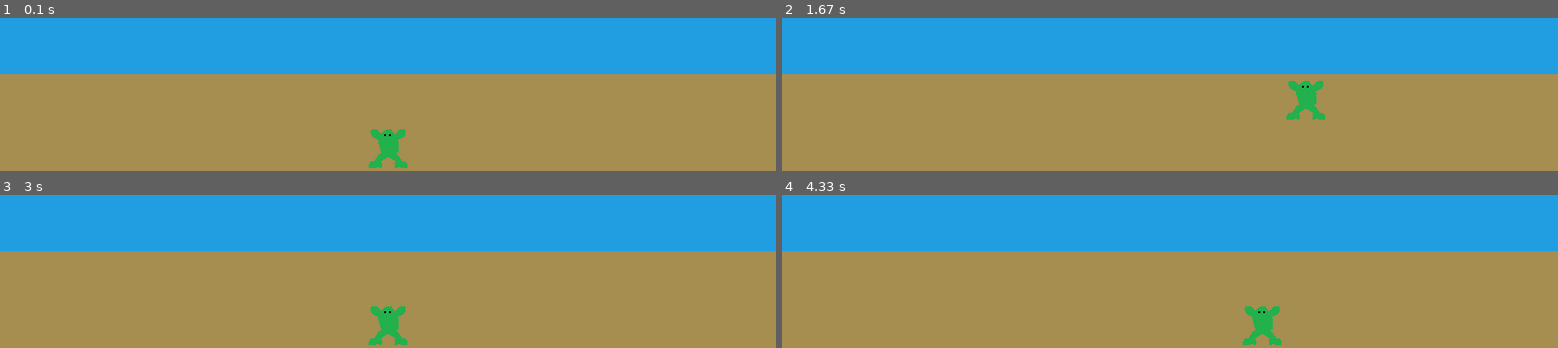
Above: before the commit, frames 1-4 (two rows, left to right).
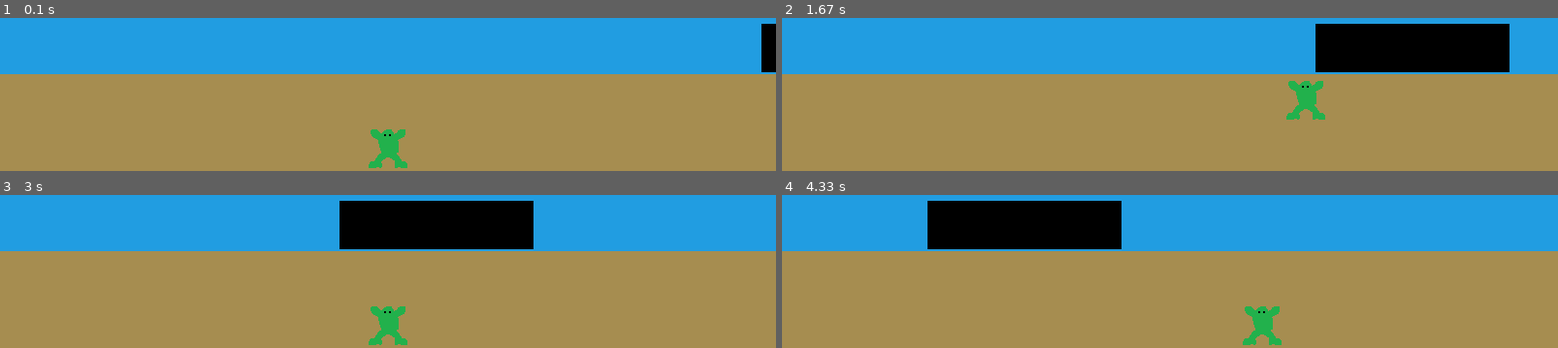
Above: after the commit, the same moments.

Repository: Love-Fromage/frogger_pygame
Game: pygame game, started from frogger.py
Two runs of this game, one before a commit and one after it. Both use one fixed random seed, a clock stepped at 60 frames per second and the inputs below.
Inputs:
- Up to frame 1 (0.1 s): no input
- Up to frame 2 (1.67 s): hold Right 0.33-0.8 s; hold Up 0.83-1.13 s; hold Right 1.17-1.63 s
- Up to frame 3 (3 s): hold Left 1.67-2.2 s; hold Down 2.23-2.53 s; hold Left 2.57-2.97 s
- Up to frame 4 (4.33 s): hold Up 3-3.37 s; hold Right 3.4-4.03 s; hold Down from 4.07 s (still down)

The runs differ from the first frame. In frame 1, 0.6% of the frame differs, in the area x 98-100%, y 3-36%; in frame 2, 7.9%, in the area x 68-94%, y 3-36%; in frame 3, 7.9%; in frame 4, 7.9%.

Commit message:
collision with the log is working

Diff:
--- a/frogger.py
+++ b/frogger.py
@@ -16,6 +16,9 @@
 leap_speed = 10;
 lowest_y_position = height - 50;
 highest_y_position = 0;
+# frogger_image = pygame.image.load("./assets/frogger.png").convert_alpha();
+# frogger_rect = frogger_image.get_rect();
+# frogger_rect.topleft = (100, 300);
 
 class Frog:
     def __init__(self, image_path, x, y):
@@ -41,9 +44,14 @@
         self.speed = frog_speed;
         self.leap_speed = leap_speed;
 
+        # Create a rect for the frog for collision detection
+        self.rect = self.image.get_rect();
+        self.rect.topleft = (self.x, self.y);
+
     def draw(self, screen):
         # Draw the frog
-        screen.blit(self.image, (self.x, self.y));
+        self.rect.topleft = (self.x, self.y);
+        screen.blit(self.image, self.rect.topleft);
 
     def move_horizontal(self, dx):
         # Update the frog's position
@@ -70,6 +78,11 @@
                 else:
                     self.y = self.leap_target_y;
                     self.is_leaping = False;
+        self.rect.topleft = (self.x, self.y);
+
+    def check_collision(self, other_rect):
+        return self.rect.colliderect(other_rect);
+
 
 class Terrain:
     def __init__(self, x,y, width, height, color):
@@ -81,9 +94,34 @@
         pygame.draw.rect(screen, self.color, self.rect);
 
 
+class Log:
+    def __init__(self, x, y, width, height, color, direction, speed):
+        # Set log properties
+        self.rect = pygame.Rect(x,y,width,height);
+        self.x = x;
+        self.color = color;
+        self.direction = direction;
+        self.speed = speed;
+    def draw(self, screen):
+        # Draw the log as a filled rectangle
+        pygame.draw.rect(screen, self.color, self.rect);
+    def move(self):
+        # move the log to the left
+        if(self.direction == "left"):
+            # Check if the log is out the screen
+            if(not self.rect.right < 0):
+                self.rect.x -= self.speed;
+            else:
+                self.rect.x = width;
+
+
+
 # Create the frog
 frogger = Frog('./assets/frogger.png', width/2, height-50);
 highest_y_position = frogger.image.get_height();
+
+# Add a log
+log_left = Log(width, height-152, 200, 50, (0,0,0), "left", 5);
 
 # Create a terrain object
 starting_zone = Terrain(0,height-100, width, 100, (166,141,80));
@@ -125,6 +163,10 @@
 
     #Update frog leap
     frogger.update();
+    log_left.move();
+
+    if frogger.check_collision(log_left.rect):
+        print(f"Collision with log");
       # Ensure the frog stays within vertical boundaries
     if frogger.y > lowest_y_position:
         frogger.y = lowest_y_position;
@@ -136,6 +178,8 @@
 
     # Draw the game objects
     starting_zone.draw(screen);
+    log_left.draw(screen);
+
     frogger.draw(screen);
 
 
